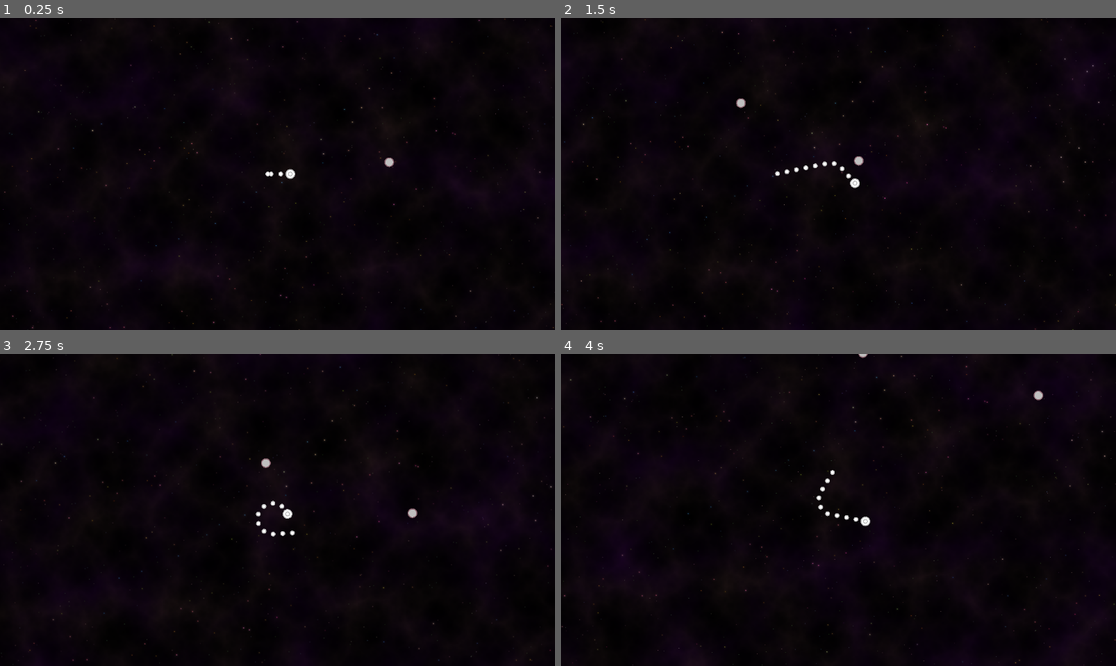
Above: before the commit, frames 1-4 (two rows, left to right).
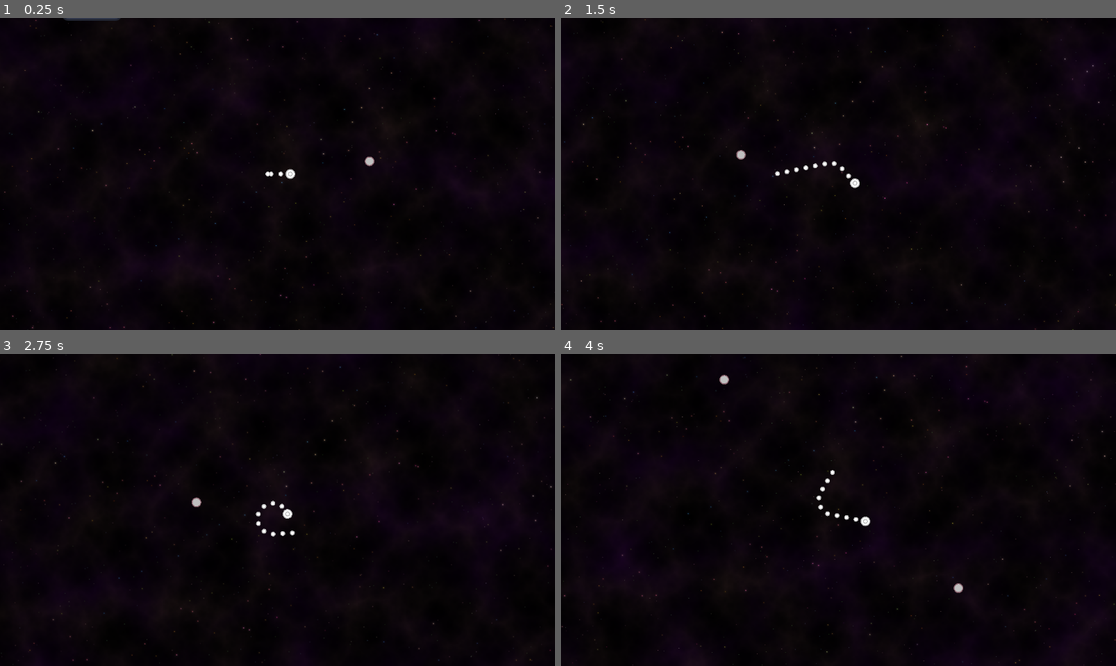
Above: after the commit, the same moments.

Repository: i8atwinkie/snake-in-space
Game: Godot game, scene res://scenes/GameScene.tscn
The game is run twice, just before and just after one commit, with the same random seed, the same clock (stepped at 60 frames per second) and the same inputs. The engine's default icon, where the game draws it, is replaced by a stand-in: a white triangle on a blue panel in a dark square.
Inputs (mouse positions are in pixels of both pictures, inside the frame that each line leads up to):
- Up to frame 1 (0.25 s): no input
- Up to frame 2 (1.5 s): tap Enter at 0.5 s; move the mouse to (960, 158) at 0.52 s; hold Right (ui_right) 0.53-1.28 s; tap Space (ui_select) at 0.77 s; move the mouse to (727, 189) at 1.27 s; hold Down (ui_down) from 1.28 s (still down)
- Up to frame 3 (2.75 s): tap Space (ui_select) at 1.52 s; move the mouse to (333, 441) at 2.02 s; release Down (ui_down) at 2.03 s; hold Right (ui_right) from 2.03 s (still down)
- Up to frame 4 (4 s): move the mouse to (810, 572) at 2.77 s; release Right (ui_right) at 2.78 s; hold Up (ui_up) 2.78-3.53 s; tap Space (ui_select) at 3.02, 3.77 s; move the mouse to (1005, 556) at 3.52 s; hold Left (ui_left) from 3.53 s (still down)

The runs differ from the first frame. In frame 1, 0.2% of the frame differs, in the area x 11-72%, y 0-48%; in frame 2, 0.1%; in frame 3, 0.1%; in frame 4, 0.2%.

Commit message:
Asteroids will now properly spawn off screen

Diff:
--- a/scenes/GameScene.tscn
+++ b/scenes/GameScene.tscn
@@ -1,10 +1,11 @@
-[gd_scene load_steps=13 format=3 uid="uid://bb5q7rtcn5u40"]
+[gd_scene load_steps=14 format=3 uid="uid://bb5q7rtcn5u40"]
 
 [ext_resource type="Texture2D" uid="uid://dkgg18kwqgglj" path="res://assets/spr_stars01.png" id="1_yrli1"]
 [ext_resource type="Texture2D" uid="uid://babukqfb0pncj" path="res://assets/spr_stars02.png" id="2_j40tv"]
 [ext_resource type="PackedScene" uid="uid://cc2mn5vgf6mn2" path="res://scenes/player/player.tscn" id="3_18ig4"]
 [ext_resource type="Script" uid="uid://b68xtkdy16iwu" path="res://scenes/enemies/spawner.gd" id="5_7s5hy"]
 [ext_resource type="Script" uid="uid://b2e55r06qu083" path="res://scenes/random_position_outside_view.gd" id="5_xs4ih"]
+[ext_resource type="Texture2D" uid="uid://cobktjpp8dh0p" path="res://assets/icon.svg" id="6_6ytau"]
 [ext_resource type="PackedScene" uid="uid://td8vdaehkavb" path="res://scenes/enemies/Asteroid.tscn" id="10_yrli1"]
 
 [sub_resource type="Gradient" id="Gradient_yrli1"]
@@ -85,13 +86,15 @@
 [node name="AsteroidSpawner" type="Node2D" parent="."]
 script = ExtResource("5_xs4ih")
 
+[node name="Sprite2D" type="Sprite2D" parent="AsteroidSpawner"]
+texture = ExtResource("6_6ytau")
+
 [node name="Spawner" type="Node2D" parent="AsteroidSpawner"]
-position = Vector2(457, 245)
 script = ExtResource("5_7s5hy")
 scene = ExtResource("10_yrli1")
 
 [node name="Timer" type="Timer" parent="AsteroidSpawner/Spawner"]
 autostart = true
 
+[connection signal="timeout" from="AsteroidSpawner/Spawner/Timer" to="AsteroidSpawner" method="randomize_position"]
 [connection signal="timeout" from="AsteroidSpawner/Spawner/Timer" to="AsteroidSpawner/Spawner" method="spawn"]
-[connection signal="timeout" from="AsteroidSpawner/Spawner/Timer" to="AsteroidSpawner" method="randomize_position"]
--- a/scenes/enemies/asteroid.gd
+++ b/scenes/enemies/asteroid.gd
@@ -7,8 +7,15 @@
 func _ready() -> void:
 	if randomize_velocity:
 		var magnitude = randf_range(10, 100)
-		var direction = randf() * TAU
-		$Velocity.velocity = Vector2.from_angle(direction).normalized() * magnitude
+		# $Velocity.velocity = Vector2.from_angle(direction).normalized() * magnitude
+
+		#var viewport_rect = get_viewport_rect()
+		#var viewport_transform = get_viewport_transform()
+		#var random_x = randf() * viewport_rect.size.x * viewport_transform.x
+		#var random_y = randf() * viewport_rect.size.y * viewport_transform.y
+		#$Velocity.velocity = position.direction_to(Vector2(random_x, random_y)) * magnitude
+		$Velocity.velocity = position.direction_to(get_viewport().get_camera_2d().get_screen_center_position()) * magnitude
+
 
 func _on_hitpoints_hitpoints_depleted() -> void:
 	queue_free()
--- a/scenes/random_position_outside_view.gd
+++ b/scenes/random_position_outside_view.gd
@@ -3,10 +3,7 @@
 @export var margin: float = 100
 
 func randomize_position() -> Vector2:
-	var bounds =get_viewport().get_visible_rect().grow(margin)
-	var camera = get_viewport().get_camera_2d()
-	print(camera)
-	if camera: bounds = camera.get_viewport_rect().grow(margin)
+	var bounds = (get_viewport_rect() * get_viewport_transform()).grow(margin)
 	var random_side = randf()
 	var random_x = 0
 	var random_y = 0
